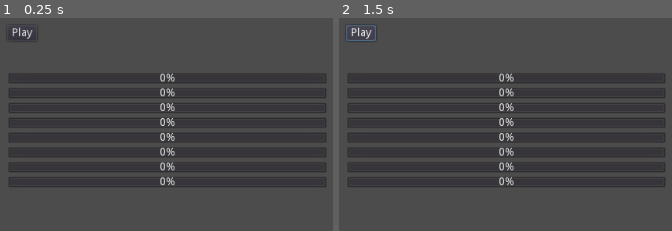
Above: before the commit, frames 1-2 (left to right).
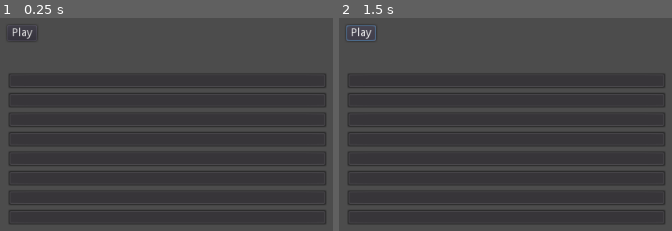
Above: after the commit, the same moments.

Repository: andrew-wilkes/godot-lip-sync
Game: Godot game, scene res://Main.tscn
The game is run twice, just before and just after one commit, with the same random seed, the same clock (stepped at 60 frames per second) and the same inputs. Before the commit the project has no main scene; this scene is started directly in both runs.
Inputs:
- Up to frame 1 (0.25 s): no input
- Up to frame 2 (1.5 s): click "Play" at 0.5 s; click "Play" at 1.25 s

The runs differ from the first frame. In frame 1, 2.8% of the frame differs, in the area x 2-98%, y 25-97%; in frame 2, 2.8%.

Commit message:
Add spectrum visualization code

Diff:
--- a/Main.gd
+++ b/Main.gd
@@ -1,14 +1,21 @@
 extends Control
 
-const FREQ_MAX = 4000
+const FREQ_MAX = 3000
 
 var spectrum
-var vu_count
+var vu_count = 8
 
 func _ready():
 	AudioServer.add_bus_effect(0, AudioEffectSpectrumAnalyzer.new())
 	spectrum = AudioServer.get_bus_effect_instance(0, 0)
-	vu_count = $VB.get_child_count()
+	var pb = ProgressBar.new()
+	pb.percent_visible = false
+	pb.rect_min_size.y = 20
+	for n in vu_count:
+		if n == 0:
+			$VB.add_child(pb)
+		else:
+			$VB.add_child(pb.duplicate())
 
 
 func _process(_delta):
@@ -19,7 +26,7 @@
 			var hz = i * FREQ_MAX / vu_count;
 			var magnitude = spectrum.get_magnitude_for_frequency_range(prev_hz, hz).length()
 			data.append(255 * clamp(magnitude * 3.0, 0, 1))
-			$VB.get_child(i - 1).value = 100 * magnitude
+			$VB.get_child(i - 1).value = 1000 * magnitude
 			prev_hz = hz
 
 
--- a/Main.tscn
+++ b/Main.tscn
@@ -1,6 +1,7 @@
-[gd_scene load_steps=2 format=2]
+[gd_scene load_steps=3 format=2]
 
 [ext_resource path="res://Main.gd" type="Script" id=1]
+[ext_resource path="res://sounds/d.wav" type="AudioStream" id=2]
 
 [node name="Main" type="Control"]
 anchor_right = 1.0
@@ -8,6 +9,7 @@
 script = ExtResource( 1 )
 
 [node name="Audio" type="AudioStreamPlayer" parent="."]
+stream = ExtResource( 2 )
 
 [node name="Play" type="Button" parent="."]
 margin_left = 49.0
@@ -23,43 +25,4 @@
 margin_bottom = 136.0
 custom_constants/separation = 5
 
-[node name="PB1" type="ProgressBar" parent="VB"]
-margin_right = 408.0
-margin_bottom = 14.0
-
-[node name="PB2" type="ProgressBar" parent="VB"]
-margin_top = 19.0
-margin_right = 408.0
-margin_bottom = 33.0
-
-[node name="PB3" type="ProgressBar" parent="VB"]
-margin_top = 38.0
-margin_right = 408.0
-margin_bottom = 52.0
-
-[node name="PB4" type="ProgressBar" parent="VB"]
-margin_top = 57.0
-margin_right = 408.0
-margin_bottom = 71.0
-
-[node name="PB5" type="ProgressBar" parent="VB"]
-margin_top = 76.0
-margin_right = 408.0
-margin_bottom = 90.0
-
-[node name="PB6" type="ProgressBar" parent="VB"]
-margin_top = 95.0
-margin_right = 408.0
-margin_bottom = 109.0
-
-[node name="PB7" type="ProgressBar" parent="VB"]
-margin_top = 114.0
-margin_right = 408.0
-margin_bottom = 128.0
-
-[node name="PB8" type="ProgressBar" parent="VB"]
-margin_top = 133.0
-margin_right = 408.0
-margin_bottom = 147.0
-
 [connection signal="pressed" from="Play" to="." method="_on_Play_pressed"]
--- a/project.godot
+++ b/project.godot
@@ -11,6 +11,7 @@
 [application]
 
 config/name="Lip Sync"
+run/main_scene="res://Main.tscn"
 config/icon="res://icon.png"
 
 [gui]
